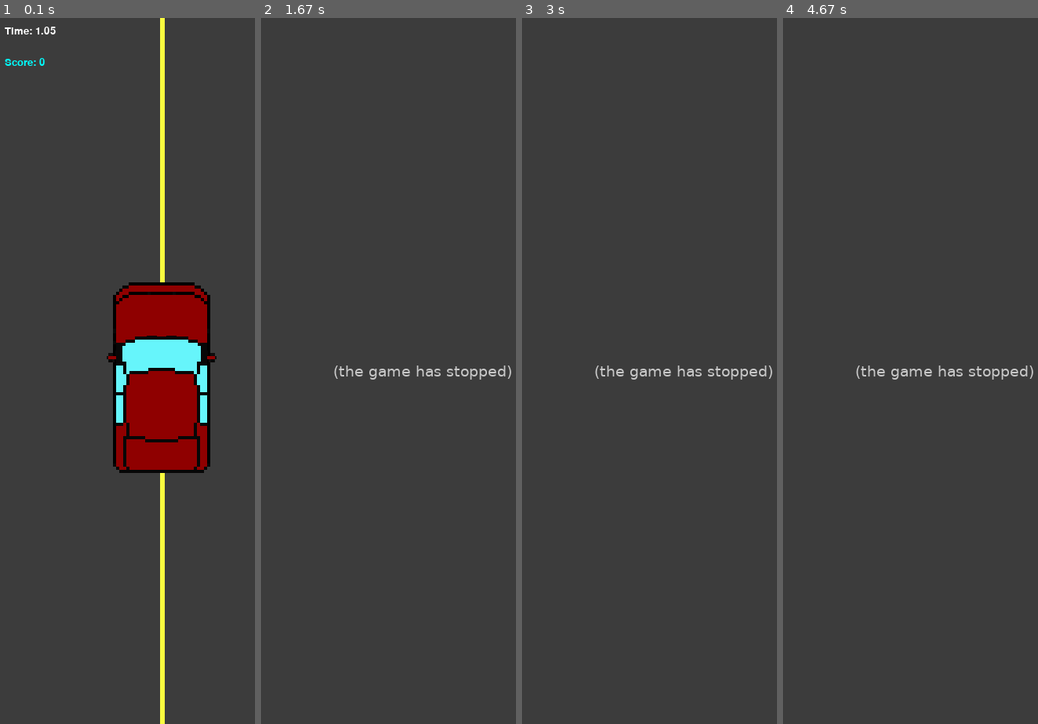
Above: before the commit, frames 1-4 (left to right).
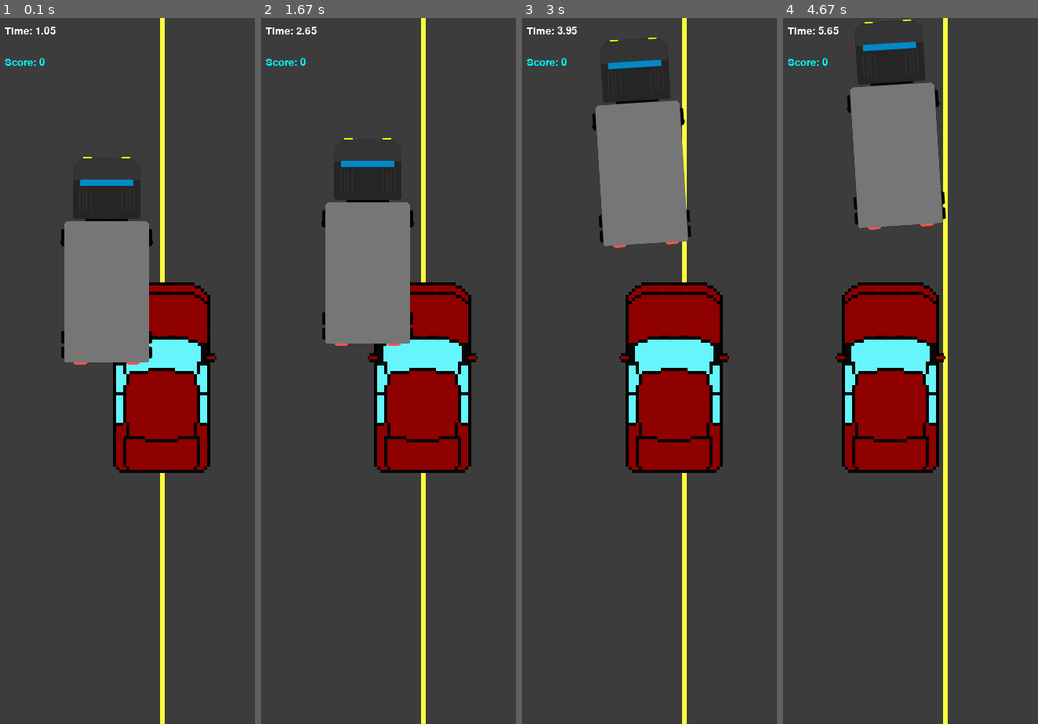
Above: after the commit, the same moments.

Repository: PikusevDima/PyGame
Game: pygame game, started from main.py
The game is run twice, just before and just after one commit, with the same random seed, the same clock (stepped at 60 frames per second) and the same inputs.
Inputs:
- Up to frame 1 (0.1 s): no input
- Up to frame 2 (1.67 s): hold Space 0.33-0.8 s; hold D 0.33-0.8 s; hold W from 1.33 s (still down)
- Up to frame 3 (3 s): release W at 1.8 s; hold D 1.83-2.3 s; hold A 2.33-2.87 s; hold S from 2.9 s (still down)
- Up to frame 4 (4.67 s): release S at 3.2 s; hold A 3.23-3.63 s; hold W 3.67-4.03 s; hold D from 4.07 s (still down)

The runs differ from the first frame. In frame 1, 7.1% of the frame differs, in the area x 23-60%, y 19-50%; in frame 2, 18%; in frame 3, 19%; in frame 4, 20%, in the area x 1-99%, y 0-100%.
Error before the commit: TypeError: Car.mob_speed() missing 1 required positional argument: 'self' (mob.py line 43); the game stopped at 1.35 s (later frames are placeholders)

Commit message:
update game

Diff:
--- a/main.py
+++ b/main.py
@@ -1,3 +1,4 @@
+
 import random
 from sprites.mob import Mob
 import pygame
@@ -6,7 +7,6 @@
 import file_utils
 
 config = file_utils.read_config_json()
-# save = file_utils.read_json()
 
 pygame.init()
 pygame.mixer.init()
@@ -25,9 +25,6 @@
 car = Car()
 car_group = pygame.sprite.Group()
 car_group.add(car)
-# for data in save:
-#     car = Car.parse_json(data)
-#     car_group.add(car)
 
 clock = pygame.time.Clock()
 running = True
@@ -52,6 +49,7 @@
                      (210, 0),
                      6)
     car_group.draw(screen)
+    mob_group.draw(screen)
 
     time_rendered = font.render(f"Time: {time / config['framerate']}", True, (255, 255, 255))
     screen.blit(time_rendered, (10, 10))
--- a/sprites/car.py
+++ b/sprites/car.py
@@ -47,9 +47,9 @@
 
         if key[pygame.K_a]:
 
+            self.rect.x += self.speed
+        if key[pygame.K_d]:
             self.rect.x -= self.speed
-        if key[pygame.K_d]:
-            self.rect.x += self.speed
 
         self.velocity.from_polar(
             (self.speed,
--- a/sprites/mob.py
+++ b/sprites/mob.py
@@ -40,7 +40,7 @@
 
         # управление по Y
         if key[pygame.K_w]:
-            self.speed = abs(Car.mob_speed() - self.speed)
+            self.accelerate(1)
         if key[pygame.K_s]:
             self.accelerate(-1)
         if key[pygame.K_SPACE]:
@@ -110,3 +110,6 @@
         car.velocity.update(json["speed"])
         car.turn(json["angle"])
         return car
+
+
+#group_collide
--- a/sprites/sprites.py
+++ b/sprites/sprites.py
@@ -49,7 +49,6 @@
         self.rect.x += self.speed_x
         if self.rect.x > config.WIDTH - self.rect.width or self.rect.x < 0:
             self.rect.x -= self.speed_x
-            # self.speed_x *= 0.95
 
         self.rect.y += self.speed_y
         if self.rect.y > config.HEIGHT - self.rect.height or self.rect.y < 0:
@@ -63,7 +62,6 @@
         vector_down = utils.get_lenght(x_p, y_p, x_m, y_m + self.speed_y)
         vector_right = utils.get_lenght(x_p, y_p, x_m + self.speed_x, y_m)
         vector_left = utils.get_lenght(x_p, y_p, x_m - self.speed_x, y_m)
-
         min_vector = min(vector_up, vector_down, vector_left, vector_right)
         if vector_up == min_vector:
             self.rect.y += -self.speed_y
